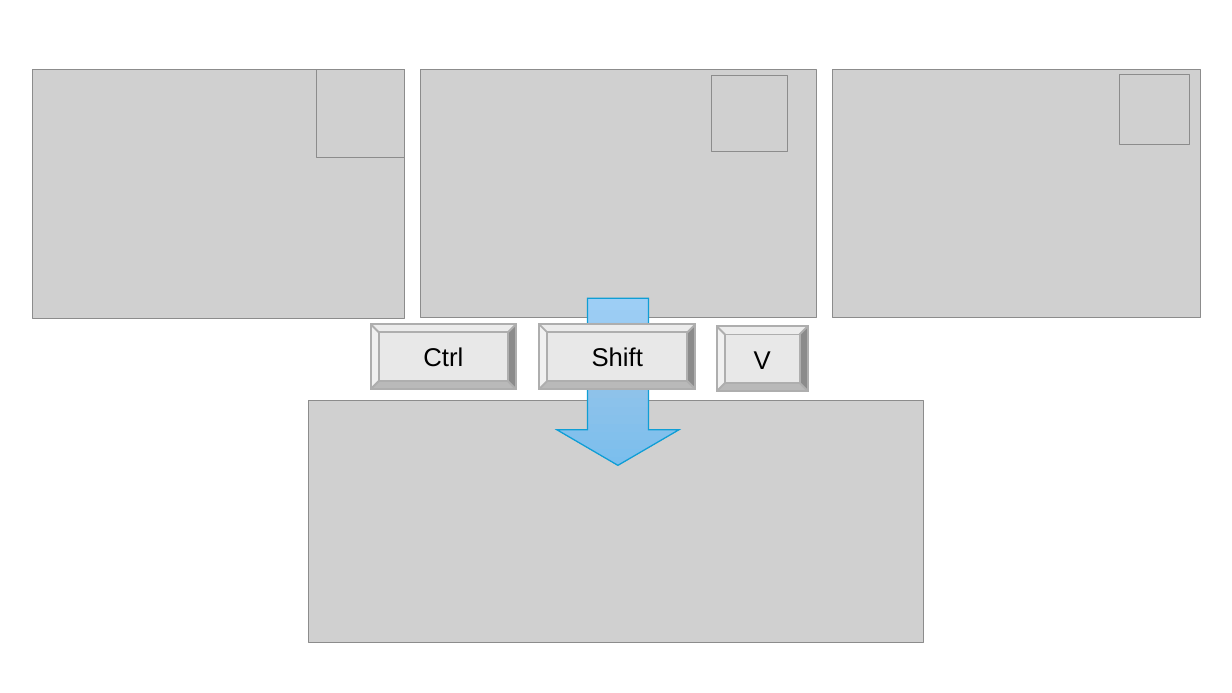
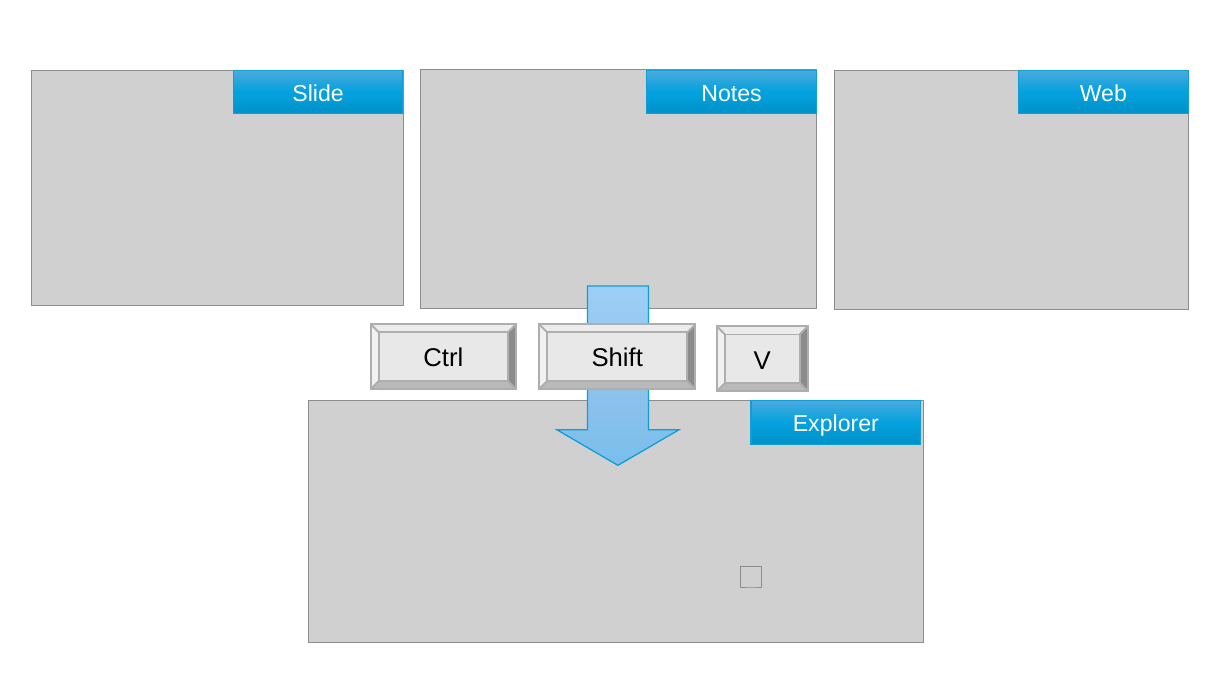
Before and after one commit to tnagata012/ClipSave, a slide deck: slide 2 of docs/distribution/store/listing/design-source/en-US/clipsave-store-listing-design-source.pptx. Drawn at 1232x693 pixels with LibreOffice and Linux fonts; fonts in the diff are those of the drawing; grey boxes stand for pictures. Boxes give left, top, right and bottom in pixels: in the first picture for what was removed or moved away, otherwise in the second. Text is boxed around its words. In the diff, an @@ line names an element or a change of style, - is before the commit and + after.

```diff
--- a/docs/distribution/store/listing/design-source/en-US/clipsave-store-listing-design-source.pptx
+++ b/docs/distribution/store/listing/design-source/en-US/clipsave-store-listing-design-source.pptx
@@ picture: place and size @@
-picture at [32, 69, 404, 318]
+picture at [31, 70, 403, 305]
@@ rectangle added at [233, 70, 403, 114], fill gradient #4CAADF to #05A2DF to #0092CB, outline #0F9ED5 1 pt, 18 pt, text #FFFFFF @@
+Slide
@@ picture removed at [316, 69, 404, 157] @@
@@ picture: place and size @@
-picture at [421, 69, 816, 317]
+picture at [421, 69, 816, 308]
@@ rectangle added at [647, 70, 817, 114], fill gradient #4CAADF to #05A2DF to #0092CB, outline #0F9ED5 1 pt, 18 pt, text #FFFFFF @@
+Notes
@@ picture removed at [712, 76, 787, 152] @@
@@ picture: place and size @@
-picture at [833, 69, 1201, 317]
+picture at [835, 70, 1189, 309]
@@ rectangle added at [1019, 70, 1189, 114], fill gradient #4CAADF to #05A2DF to #0092CB, outline #0F9ED5 1 pt, 18 pt, text #FFFFFF @@
+Web
@@ picture removed at [1120, 75, 1190, 145] @@
@@ down arrow: place and size @@
-down arrow at [557, 299, 679, 466]
+down arrow at [557, 286, 679, 465]
@@ rectangle added at [751, 401, 921, 445], fill gradient #4CAADF to #05A2DF to #0092CB, outline #0F9ED5 1 pt, 18 pt, text #FFFFFF @@
+Explorer
@@ picture added at [741, 567, 762, 587] @@
```
Also in this commit, not shown: 3 other files.
